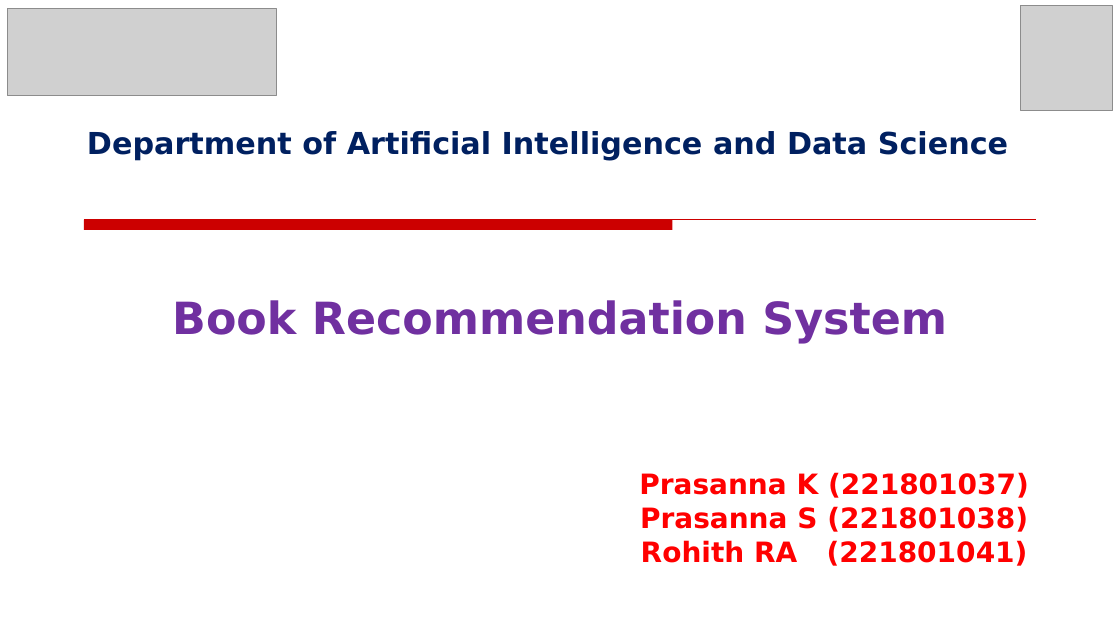
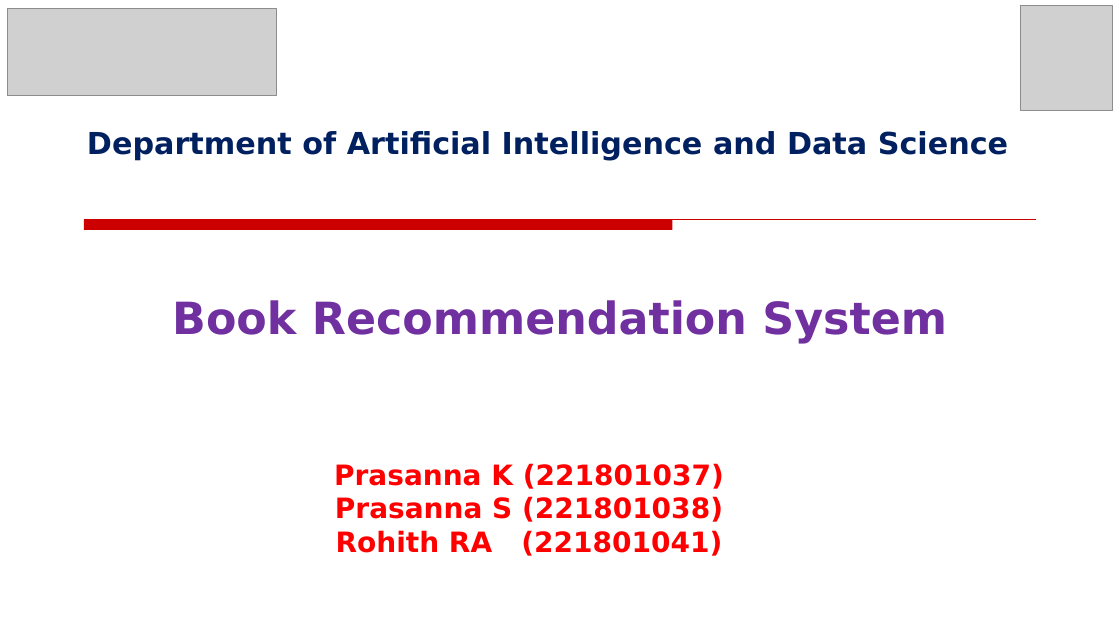
Before and after one commit to prasannak17/221801037_AD19541_SE, a slide deck: slide 1 of SE LAB EXAM PPT.pptx. Drawn at 1120x630 pixels with LibreOffice and Linux fonts; fonts in the diff are those of the drawing; grey boxes stand for pictures; background and template pictures are left out. Boxes give left, top, right and bottom in pixels: in the first picture for what was removed or moved away, otherwise in the second. Text is boxed around its words. In the diff, an @@ line names an element or a change of style, - is before the commit and + after.

```diff
--- a/SE LAB EXAM PPT.pptx
+++ b/SE LAB EXAM PPT.pptx
@@ text "Prasanna K (221801037)": place and size @@
-text "Prasanna K (221801037)" at box(639, 472, 1029, 566)
+text "Prasanna K (221801037)" at box(334, 463, 724, 556)
```
Also in this commit, not shown: 16 other slides changed.
